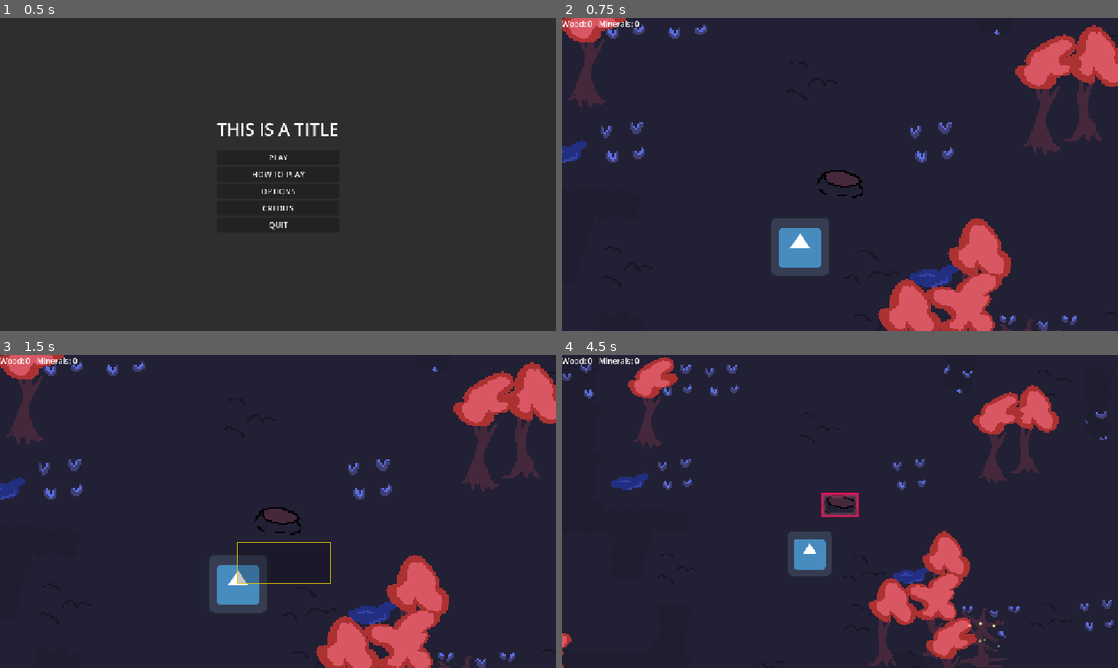
Above: before the commit, frames 1-4 (two rows, left to right).
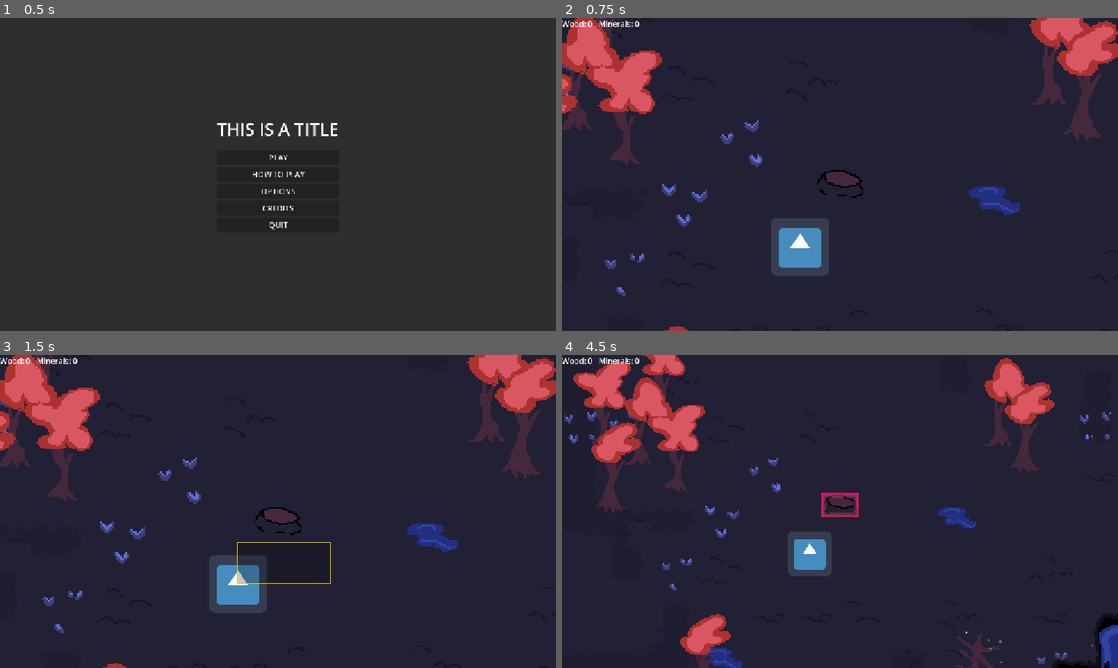
Above: after the commit, the same moments.

Repository: CIlie23/Untitled-MicroJam68-Game
Game: Godot game, scene res://src/ui/menus/main_menu.tscn
The game is run twice, just before and just after one commit, with the same random seed, the same clock (stepped at 60 frames per second) and the same inputs. The engine's default icon, where the game draws it, is replaced by a stand-in: a white triangle on a blue panel in a dark square. Sound files missing from this copy of the repository are replaced by a short silence.
Inputs (mouse positions are in pixels of both pictures, inside the frame that each line leads up to):
- Up to frame 1 (0.5 s): no input
- Up to frame 2 (0.75 s): click "PLAY" at 0.5 s
- Up to frame 3 (1.5 s): tap Enter at 1.25 s; drag from (239, 583) to (517, 458) at 1.27 s
- Up to frame 4 (4.5 s): drag from (840, 524) to (1079, 458) at 2.02 s; move the mouse to (895, 442) at 2.77 s; hold D 2.78-3.5 s; tap Mouse wheel down (WheelDown) at 2.85 s; tap Space at 3.5 s; drag from (812, 574) to (990, 483) at 3.52 s; move the mouse to (1006, 558) at 4.27 s; hold A from 4.28 s (still down); tap Down (camera_down) at 4.35 s

Frame 1 is identical in both runs. In frame 2, 14% of the frame differs, in the area x 0-100%, y 0-100%; in frame 3, 14%; in frame 4, 15%.

Commit message:
chore: small lakes improvements

Diff:
--- a/assets/textures/tiles/tileset.tres
+++ b/assets/textures/tiles/tileset.tres
@@ -16,6 +16,11 @@
 10:0/0 = 0
 11:0/0 = 0
 12:0/0 = 0
+14:0/0 = 0
+15:0/0 = 0
+16:0/0 = 0
+17:0/0 = 0
+18:0/0 = 0
 0:1/0 = 0
 1:1/0 = 0
 2:1/0 = 0
@@ -28,6 +33,14 @@
 10:1/0 = 0
 11:1/0 = 0
 12:1/0 = 0
+14:1/0 = 0
+15:1/0 = 0
+15:1/0/physics_layer_0/polygon_0/points = PackedVector2Array(-16, -16, 16, -16, 16, 16, -16, 16)
+16:1/0 = 0
+16:1/0/physics_layer_0/polygon_0/points = PackedVector2Array(-16, -16, 16, -16, 16, 16, -16, 16)
+17:1/0 = 0
+17:1/0/physics_layer_0/polygon_0/points = PackedVector2Array(-16, -16, 16, -16, 16, 16, -16, 16)
+18:1/0 = 0
 0:2/0 = 0
 1:2/0 = 0
 2:2/0 = 0
@@ -39,6 +52,14 @@
 10:2/0 = 0
 11:2/0 = 0
 12:2/0 = 0
+14:2/0 = 0
+15:2/0 = 0
+15:2/0/physics_layer_0/polygon_0/points = PackedVector2Array(-16, -16, 16, -16, 16, 16, -16, 16)
+16:2/0 = 0
+16:2/0/physics_layer_0/polygon_0/points = PackedVector2Array(-16, -16, 16, -16, 16, 16, -16, 16)
+17:2/0 = 0
+17:2/0/physics_layer_0/polygon_0/points = PackedVector2Array(-16, -16, 16, -16, 16, 16, -16, 16)
+18:2/0 = 0
 0:3/0 = 0
 1:3/0 = 0
 4:3/0 = 0
@@ -49,6 +70,14 @@
 10:3/0 = 0
 11:3/0 = 0
 12:3/0 = 0
+14:3/0 = 0
+15:3/0 = 0
+15:3/0/physics_layer_0/polygon_0/points = PackedVector2Array(-16, -16, 16, -16, 16, 16, -16, 16)
+16:3/0 = 0
+16:3/0/physics_layer_0/polygon_0/points = PackedVector2Array(-16, -16, 16, -16, 16, 16, -16, 16)
+17:3/0 = 0
+17:3/0/physics_layer_0/polygon_0/points = PackedVector2Array(-16, -16, 16, -16, 16, 16, -16, 16)
+18:3/0 = 0
 0:4/0 = 0
 1:4/0 = 0
 2:4/0 = 0
@@ -60,6 +89,9 @@
 10:4/0 = 0
 11:4/0 = 0
 12:4/0 = 0
+15:4/0 = 0
+16:4/0 = 0
+17:4/0 = 0
 0:5/0 = 0
 1:5/0 = 0
 2:5/0 = 0
--- a/src/levels/world.gd
+++ b/src/levels/world.gd
@@ -14,6 +14,9 @@
 const WATER_PUDDLES: Array[Vector2i] = [Vector2i(4, 3), Vector2i(5, 3), Vector2i(6, 3)]
 const LAKE_WATER := Vector2i(5, 1)
 const LAKE_BLOCK := Vector2i(4, 0)
+const POND_ORIGIN := Vector2i(14, 0)
+const POND_SIZE := Vector2i(5, 5)
+const POND_GAPS: Array[Vector2i] = [Vector2i(0, 4), Vector2i(4, 4)]
 const EDGE_BLOCK := {MEDIUM: Vector2i(8, 0), DARK: Vector2i(8, 6)}
 const SHADE_COLOR := {
 	LIGHT: Color(34 / 255.0, 32 / 255.0, 52 / 255.0),
@@ -69,6 +72,7 @@
 @export var water_puddle_chance := 0.03
 @export var lake_count := 5
 @export var lake_max_size := 8.0
+@export var pond_chance := 0.4
 @export var firefly_scene: PackedScene
 @export var town_radius := 3.0
 @export var decor_chance := 0.3
@@ -84,6 +88,7 @@
 var map_size: Vector2
 var level := {}
 var lake_cells := {}
+var pond_cells := {}
 var lakes: Array = []
 var water_cells := {}
 var sheet: Image
@@ -158,12 +163,17 @@
 
 func place_lakes():
 	lake_cells.clear()
+	pond_cells.clear()
 	lakes.clear()
 	var middle := Vector2(map_tiles) / 2
 	var placed := 0
 	for attempt in lake_count * 200:
 		if placed == lake_count:
 			return
+		if randf() < pond_chance:
+			if place_pond(middle):
+				placed += 1
+			continue
 		var diameter := lake_max_size * randf_range(0.6, 1.0)
 		var center := Vector2(randf_range(diameter, map_tiles.x - diameter), randf_range(diameter, map_tiles.y - diameter))
 		var lake := grow_lake(center, diameter)
@@ -172,6 +182,25 @@
 				lake_cells[cell] = true
 			lakes.append(lake)
 			placed += 1
+
+func place_pond(middle: Vector2) -> bool:
+	var corner := Vector2i(randi_range(3, map_tiles.x - POND_SIZE.x - 3), randi_range(3, map_tiles.y - POND_SIZE.y - 3))
+	var pond: Array[Vector2i] = []
+	for x in POND_SIZE.x:
+		for y in POND_SIZE.y:
+			if not POND_GAPS.has(Vector2i(x, y)):
+				pond.append(corner + Vector2i(x, y))
+	if not pond.all(func(cell): return fits_lake(cell, middle)):
+		return false
+	var area := Rect2i(corner, POND_SIZE)
+	for x in range(area.position.x - 2, area.end.x + 2):
+		for y in range(area.position.y - 2, area.end.y + 2):
+			var cell := Vector2i(x, y)
+			level[cell] = LIGHT if area.grow(1).has_point(cell) else maxi(level[cell], MEDIUM)
+	for cell in pond:
+		pond_cells[cell] = POND_ORIGIN + cell - corner
+	lakes.append(pond)
+	return true
 
 func add_lake_fireflies():
 	var tile_size := TILE_PX * ground_scale
@@ -219,7 +248,7 @@
 	if cell.x < 2 or cell.y < 2 or cell.x > map_tiles.x - 3 or cell.y > map_tiles.y - 3:
 		return false
 	for n in neighbors(cell) + [cell]:
-		if lake_cells.has(n):
+		if lake_cells.has(n) or pond_cells.has(n):
 			return false
 	return true
 
@@ -249,6 +278,9 @@
 	var composed := {}
 	var composed_cells := {}
 	for cell in level:
+		if pond_cells.has(cell):
+			sheet_cells[cell] = pond_cells[cell]
+			continue
 		if lake_cells.has(cell):
 			sheet_cells[cell] = LAKE_WATER
 			continue
@@ -355,7 +387,7 @@
 func is_water(pos: Vector2) -> bool:
 	var cell := Vector2i((pos / (TILE_PX * ground_scale)).floor())
 	for n in neighbors(cell) + [cell]:
-		if lake_cells.has(n):
+		if lake_cells.has(n) or pond_cells.has(n):
 			return true
 	return water_cells.has(cell)
 
Binary file changed: assets/textures/tiles/tileset.png
